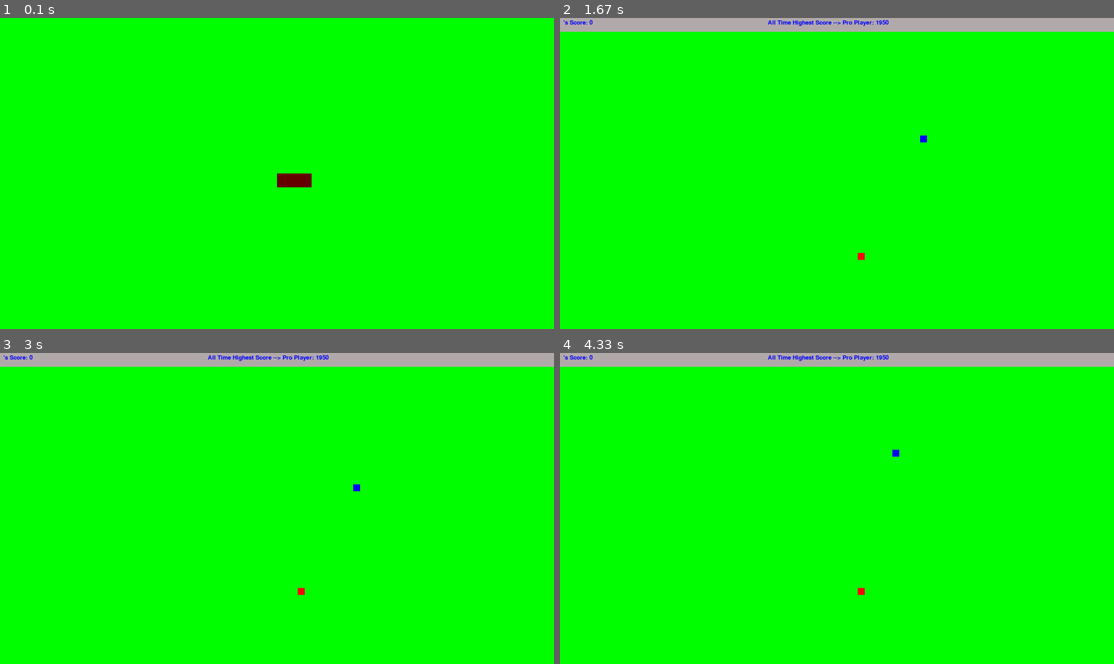
Above: before the commit, frames 1-4 (two rows, left to right).
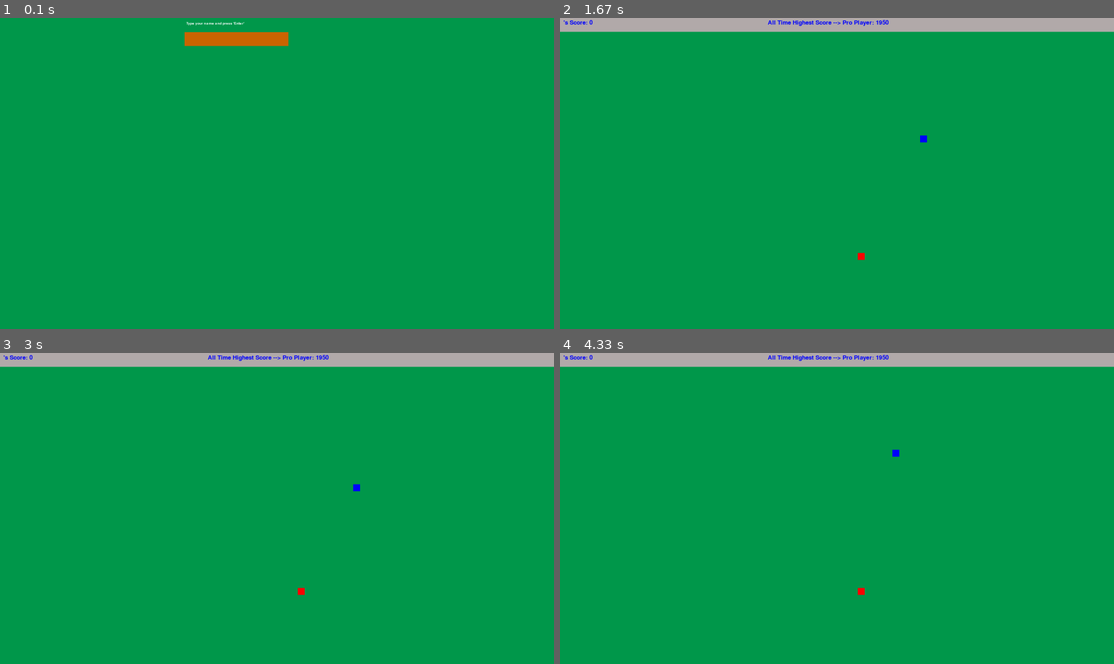
Above: after the commit, the same moments.

Repository: xAdrianCx/PYGAME---SNAKE
Game: pygame game, started from main.py
Same seed, same stepped clock (60 frames per second), same inputs: the game is played once before the commit and once after it.
Inputs:
- Up to frame 1 (0.1 s): no input
- Up to frame 2 (1.67 s): tap Enter at 0.33 s; hold Right 0.67-1.13 s; hold Up 1.33-1.63 s
- Up to frame 3 (3 s): hold Right 1.67-2.13 s; hold Left 2.17-2.7 s; hold Down from 2.73 s (still down)
- Up to frame 4 (4.33 s): release Down at 3.03 s; hold Left 3.07-3.47 s; hold Up 3.5-3.87 s; hold Right from 3.9 s (still down)

The runs differ from the first frame. In frame 1, 100% of the frame differs, in the area x 0-100%, y 0-100%; in frame 2, 96%; in frame 3, 96%; in frame 4, 96%.

Commit message:
Created a text on top of the name box.

Diff:
--- a/game_functions.py
+++ b/game_functions.py
@@ -24,10 +24,6 @@
                 pnb.player_name = pnb.player_name[:-1]
             else:
                 pnb.player_name += event.unicode
-        elif event.type == pygame.MOUSEBUTTONDOWN:
-            if pnb.player_name_box.collidepoint(event.pos):
-                pnb.active = True
-
 
 def update_snake_length(gs, snake, bait, sb, pnb):
     """ If collision, update the snake length."""
--- a/game_stats.py
+++ b/game_stats.py
@@ -16,23 +16,23 @@
         self.width = 200
         self.height = 40
         # Create a box for users to provide their name.
-        self.player_name_box = pygame.Rect(self.screen_rect.right // 2, self.screen_rect.bottom // 2,
-                                           self.width, self.height)
+        self.player_name_box = pygame.Rect((self.screen_rect.right // 3),
+                                           (self.screen_rect.bottom // self.screen_rect.bottom + self.height),
+                                           self.width // 2, self.height)
         # Set an active color for the box(after player clicks into the box).
-        self.active_color = pygame.Color(153, 255, 255)
-        # Set a passive color of the box.
-        self.passive_color = pygame.Color(102, 0, 0)
-        # Set an active flag.
-        self.active = False
-        self.color = None
-        self.color = self.active_color if self.active else self.passive_color
+        self.color = pygame.Color(204, 102, 0)
+
+        # Create a text on top of the player_name_box.
+        self.text = pygame.font.SysFont("Comic Sans", 15)
 
     def draw_player_name_box(self):
         """ Draw the player name box to the screen."""
         pygame.draw.rect(self.screen, self.color, self.player_name_box)
         text_surface = self.name_box_font.render(self.player_name, True, (255, 255, 255))
-        self.screen.blit(text_surface, (self.player_name_box.x + 5, self.player_name_box.y + 5))
-        self.player_name_box.w = max(100, text_surface.get_width() + 10)
+        text_on_top = self.text.render("Type your name and press 'Enter'", True, (255, 255, 255))
+        self.screen.blit(text_on_top, (self.player_name_box.x + 5, self.player_name_box.y - 30))
+        self.screen.blit(text_surface, (self.player_name_box.x + 5, self.player_name_box.y + 0))
+        self.player_name_box.w = max(300, text_surface.get_width() + 10)
         pygame.display.flip()
 
 
--- a/settings.py
+++ b/settings.py
@@ -6,7 +6,7 @@
     # Screen settings.
     screen_width = 1600
     screen_height = 900
-    bg_color = (0, 255, 0)
+    bg_color = (0, 153, 76)
 
     # Snake settings.
     snake_length = 1
